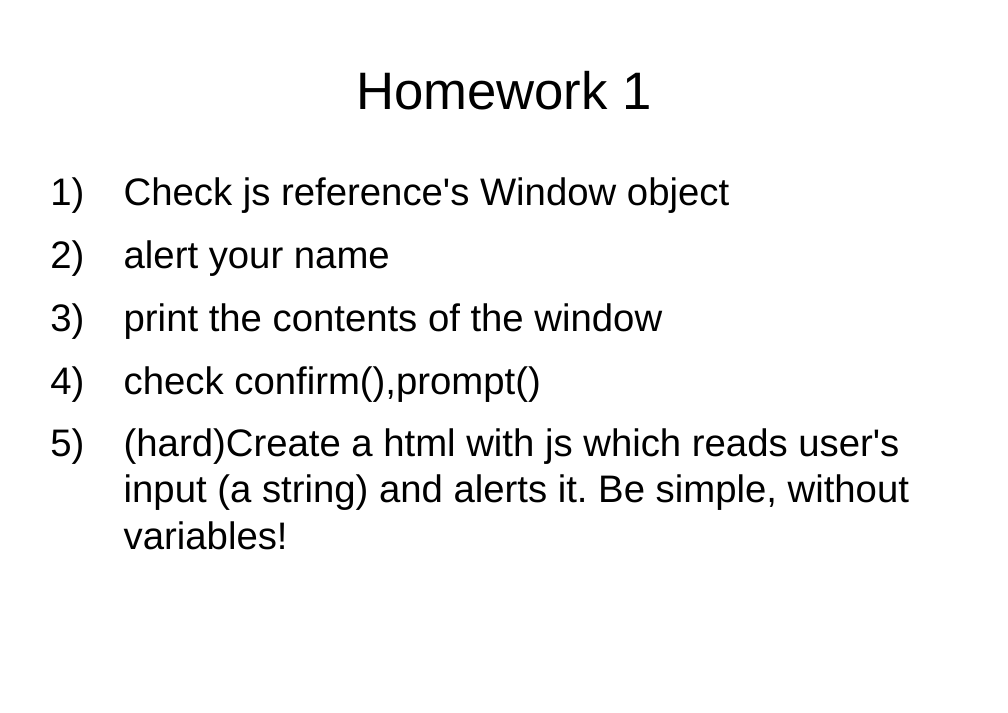
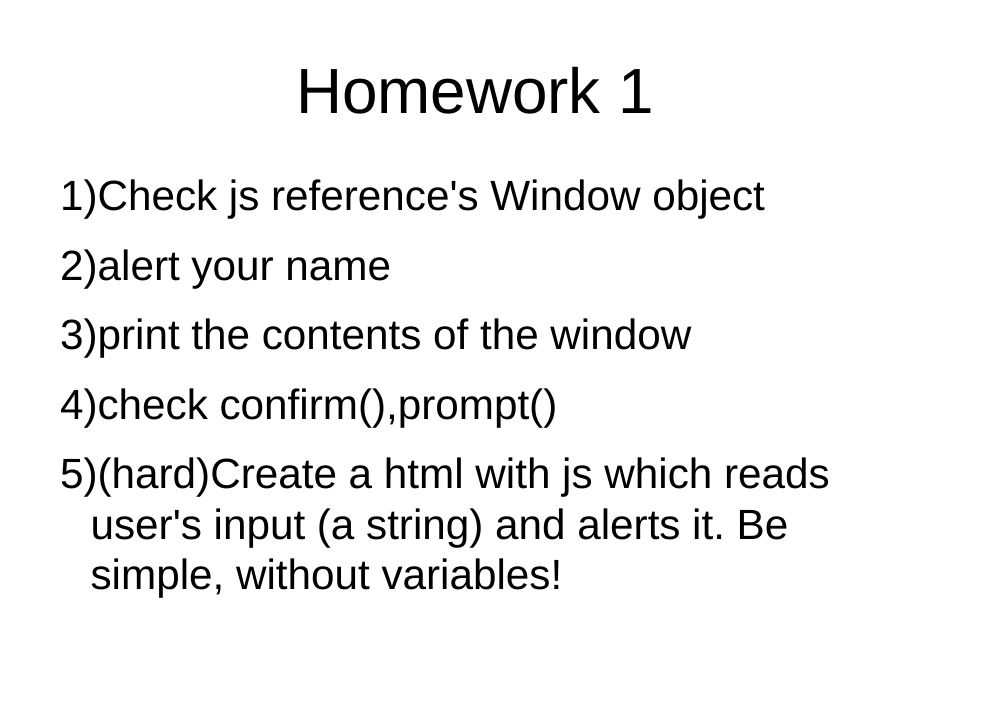
Before and after one commit to peterborkuti/other, a slide deck: slide 21 of JavaScriptBasics/jsbasics-slide.odp. Drawn at 1008x713 pixels with LibreOffice and Linux fonts; fonts in the diff are those of the drawing; background and template pictures are left out. Boxes give left, top, right and bottom in pixels: in the first picture for what was removed or moved away, otherwise in the second. Text is boxed around its words. In the diff, an @@ line names an element or a change of style, - is before the commit and + after.

```diff
--- a/JavaScriptBasics/jsbasics-slide.odp
+++ b/JavaScriptBasics/jsbasics-slide.odp
@@ title "Homework 1" at [296, 66, 654, 114]: size 44 to 53.3 pt @@
@@ text "Check js reference's Window object" at [60, 179, 830, 598]: size 32 to 35.3 pt; indent changed; more space between paragraphs @@
```
Also in this commit, not shown: 28 other slides changed, 11 slides added, 2 other files.
